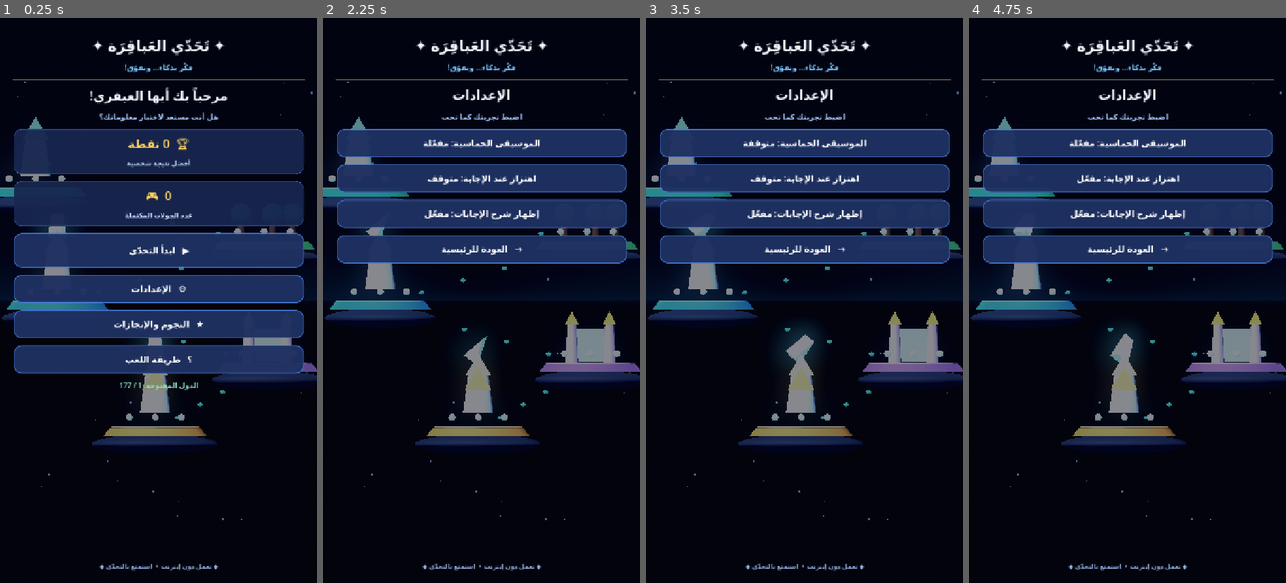
Above: before the commit, frames 1-4 (left to right).
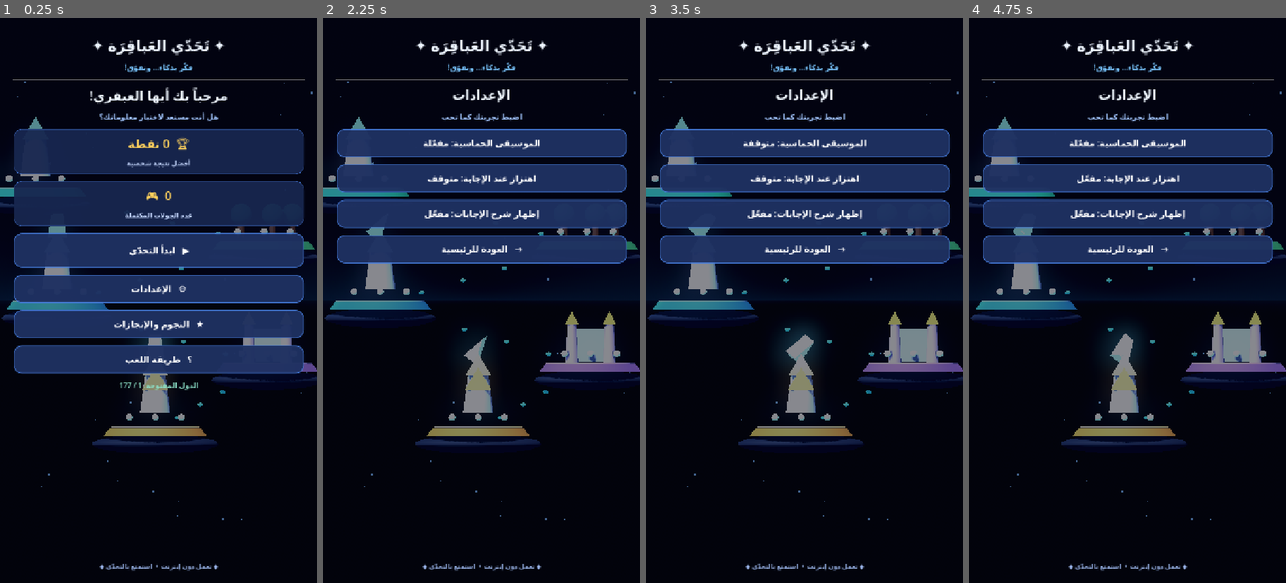
Above: after the commit, the same moments.

Repository: mahdialloui01-art/challenge-
Game: Godot game, scene res://scenes/main.tscn
The game is run twice, just before and just after one commit, with the same random seed, the same clock (stepped at 60 frames per second) and the same inputs.
Inputs:
- Up to frame 1 (0.25 s): no input
- Up to frame 2 (2.25 s): click "▶ ابدأ التحدّي" at 0.5 s; click "⌂ الرئيسية" at 1.25 s; click "⚙ الإعدادات" at 2 s
- Up to frame 3 (3.5 s): click "الموسيقى الحماسية: مفعّلة" at 2.75 s
- Up to frame 4 (4.75 s): click "الموسيقى الحماسية: متوقفة" at 3.5 s; click "اهتزاز عند الإجابة: متوقف" at 4.25 s

The runs differ from the first frame. In frame 1, 0.8% of the frame differs, in the area x 0-100%, y 31-76%; in frame 2, 1.4%; in frame 3, 1.3%; in frame 4, 1.4%.

Commit message:
Allow safe close-up perspective zoom on the Earth globe

Diff:
--- a/scripts/main.gd
+++ b/scripts/main.gd
@@ -128,6 +128,8 @@
     # A layered floating-island world map built from real 3D meshes.
     world_camera = Camera3D.new()
     world_camera.position = Vector3(0, 0, 12)
+    world_camera.near = 0.02
+    world_camera.far = 120.0
     world_camera.projection = Camera3D.PROJECTION_ORTHOGONAL
     world_camera.size = 15.5
     world_camera.current = true
@@ -617,6 +619,8 @@
         if enabled:
             world_camera.projection = Camera3D.PROJECTION_PERSPECTIVE
             world_camera.position = Vector3(0, 0, 7.6)
+            world_camera.near = 0.02
+            world_camera.far = 120.0
             world_camera.fov = 43.0
         else:
             world_camera.projection = Camera3D.PROJECTION_ORTHOGONAL
